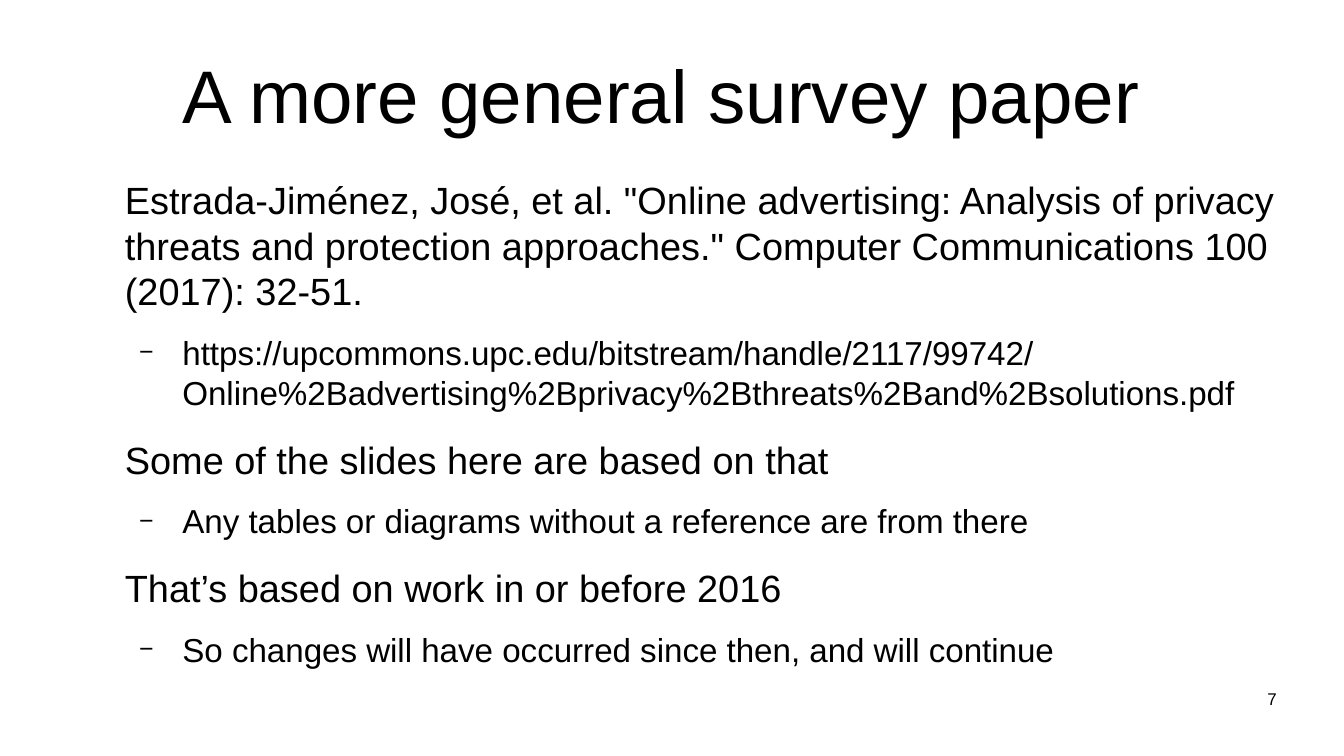
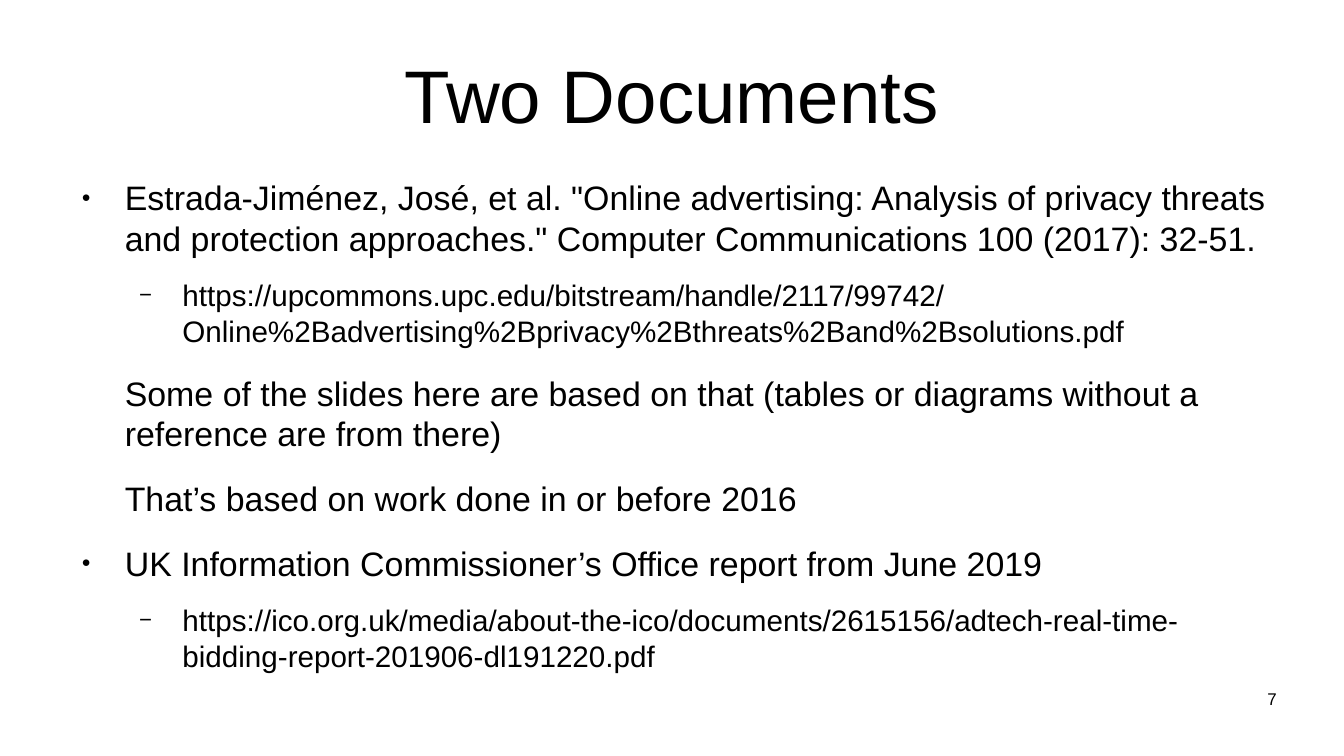
Before and after one commit to sftcd/witidtm, a slide deck: slide 7 of lectures/2021-2022/600-ads.odp. Drawn at 1344x756 pixels with LibreOffice and Linux fonts; fonts in the diff are those of the drawing. Boxes give left, top, right and bottom in pixels: in the first picture for what was removed or moved away, otherwise in the second. Text is boxed around its words. In the diff, an @@ line names an element or a change of style, - is before the commit and + after.

```diff
--- a/lectures/2021-2022/600-ads.odp
+++ b/lectures/2021-2022/600-ads.odp
@@ title at (405, 71, 939, 124): text changed @@
-A more general survey paper
+Two Documents
@@ text at (125, 185, 1266, 348): size 22.4 to 20 pt in "Estrada-Jiménez, José, et al. "Online advertising: Analysis ..."; size 19.6 to 17.5 pt in "https://upcommons.upc.edu/bitstream/handle/2117/99742/Online ..."; bullet none to ● @@
@@ text at (125, 381, 1198, 673): text changed; size 19.6 to 20 pt @@
-Some of the slides here are based on that
-  − Any tables or diagrams without a reference are from there
-That’s based on work in or before 2016
-  − So changes will have occurred since then, and will continue
+Some of the slides here are based on that (tables or diagrams without a reference are from there)
+That’s based on work done in or before 2016
+● UK Information Commissioner’s Office report from June 2019
+  − https://ico.org.uk/media/about-the-ico/documents/2615156/adtech-real-time-bidding-report-201906-dl191220.pdf
```
Also in this commit, not shown: 9 other slides changed, 1 slide added, 1 other file.
